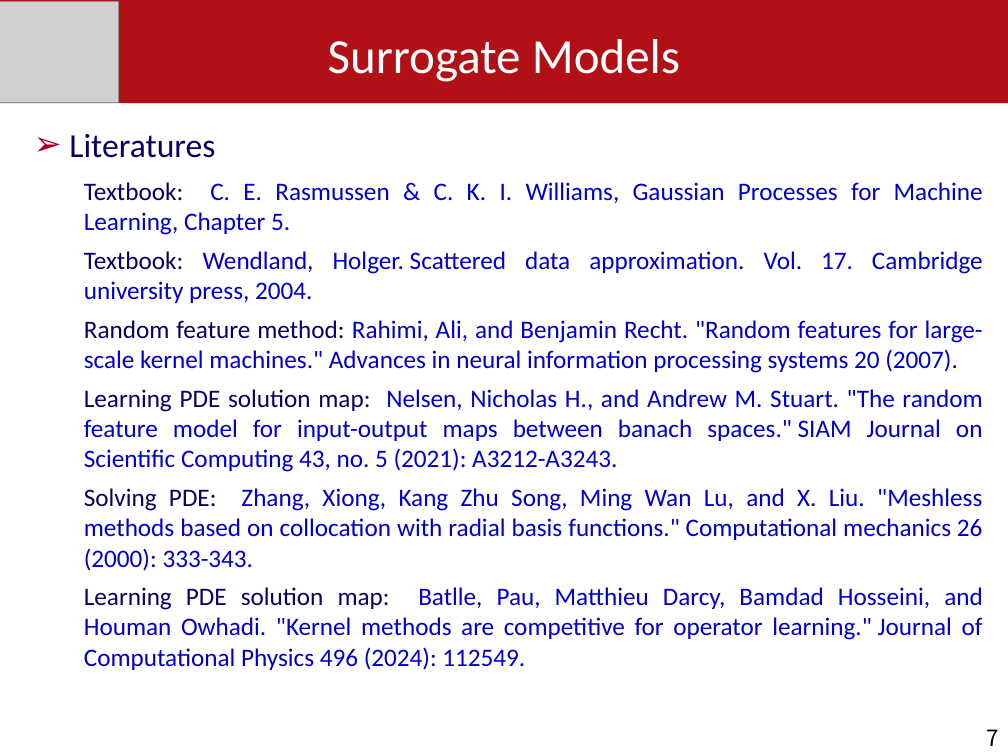
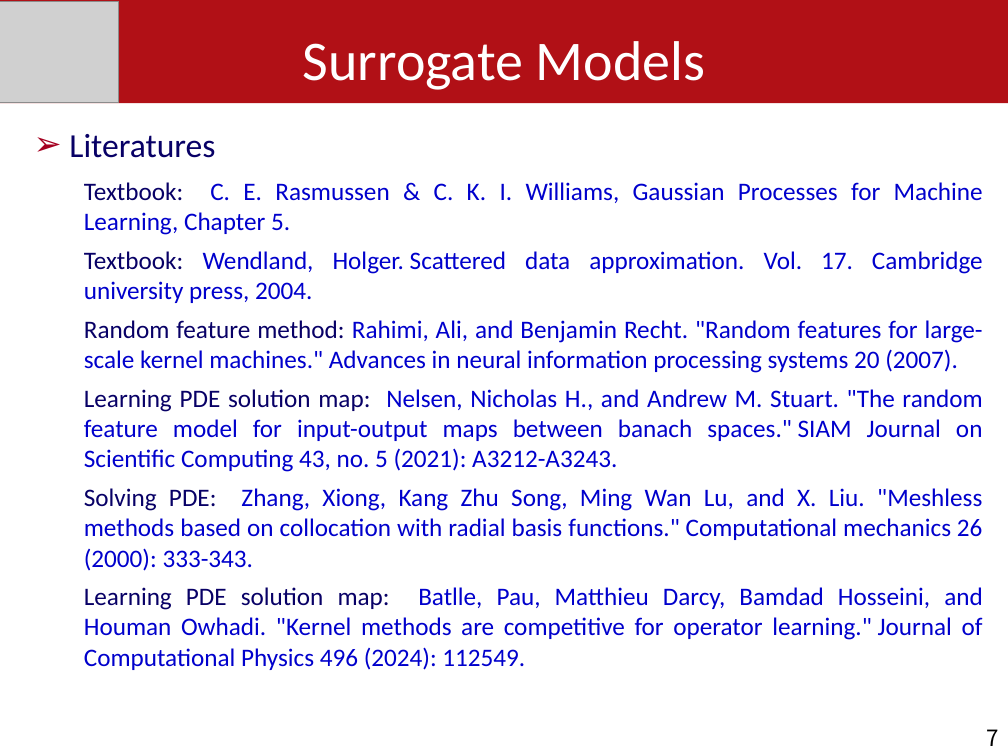
Before and after one commit to PKU-CMEGroup/NeuralOperator, a slide deck: slide 7 of docs/surrogate_modeling.pptx. Drawn at 1008x756 pixels with LibreOffice and Linux fonts; fonts in the diff are those of the drawing; grey boxes stand for pictures. Boxes give left, top, right and bottom in pixels: in the first picture for what was removed or moved away, otherwise in the second. Text is boxed around its words. In the diff, an @@ line names an element or a change of style, - is before the commit and + after.

Commit message:
add surrogate_modeling

```diff
--- a/docs/surrogate_modeling.pptx
+++ b/docs/surrogate_modeling.pptx
@@ text "Surrogate Models" at [303,41,705,90]: size 35 to 40 pt @@
```
Also in this commit, not shown: 7 other slides changed, 1 other file.
